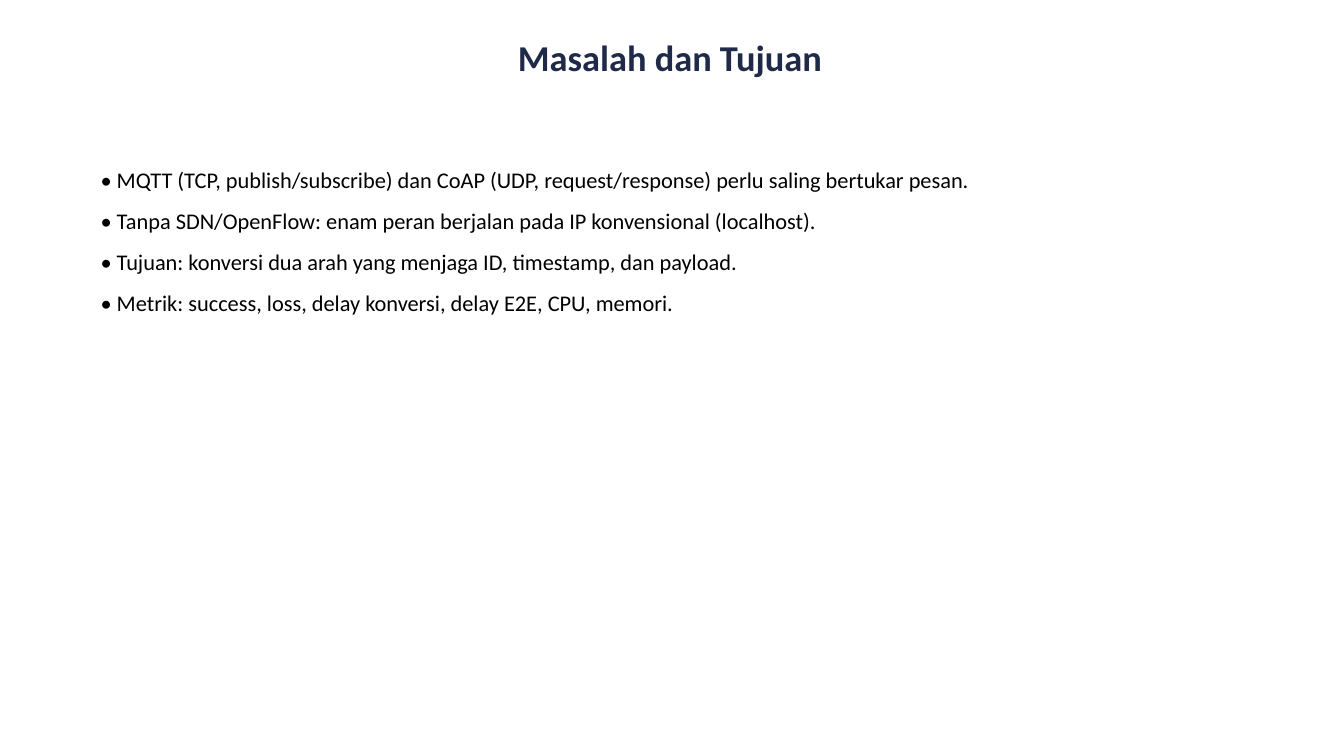
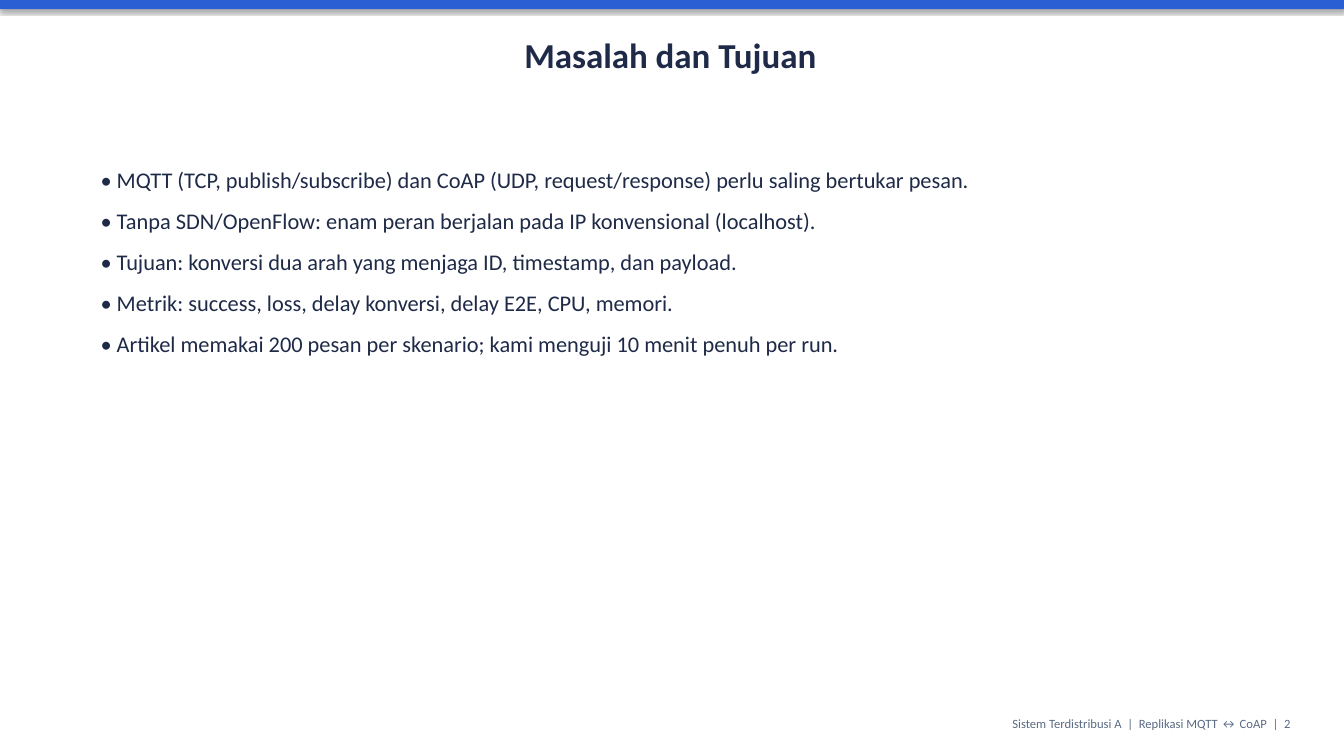
Before and after one commit to bangdhidotcom/sistem-terdistribusi-mqtt-coap, a slide deck: slide 2 of slide/Slide_Presentasi.pptx. Drawn at 1344x756 pixels with LibreOffice and Linux fonts; fonts in the diff are those of the drawing. Boxes give left, top, right and bottom in pixels: in the first picture for what was removed or moved away, otherwise in the second. Text is boxed around its words. In the diff, an @@ line names an element or a change of style, - is before the commit and + after.

```diff
--- a/slide/Slide_Presentasi.pptx
+++ b/slide/Slide_Presentasi.pptx
@@ rectangle added at (x1=0, y1=0, x2=1344, y2=9), fill #2A5FD4 @@
@@ text "Masalah dan Tujuan" at (x1=524, y1=43, x2=816, y2=74): size 26 to 25 pt @@
@@ text at (x1=117, y1=172, x2=969, y2=315): text colour #000000 to #1E2A47 in "• MQTT (TCP, publish/subscribe) dan CoAP (UDP, ...", "• Tanpa SDN/OpenFlow: enam peran berjalan pada ...", "• Tujuan: konversi dua arah yang menjaga ...", "• Metrik: success, loss, delay konversi, delay ..." @@
@@ text at (x1=117, y1=336, x2=838, y2=356): paragraph added @@
+• Artikel memakai 200 pesan per skenario; kami menguji 10 menit penuh per run.
@@ text added at (x1=1012, y1=719, x2=1290, y2=730), 9 pt, text #5B6B84 @@
+Sistem Terdistribusi A | Replikasi MQTT ↔ CoAP | 2
```
Also in this commit, not shown: 8 other slides changed, 3 slides added, 1 slide removed, 29 other files.
